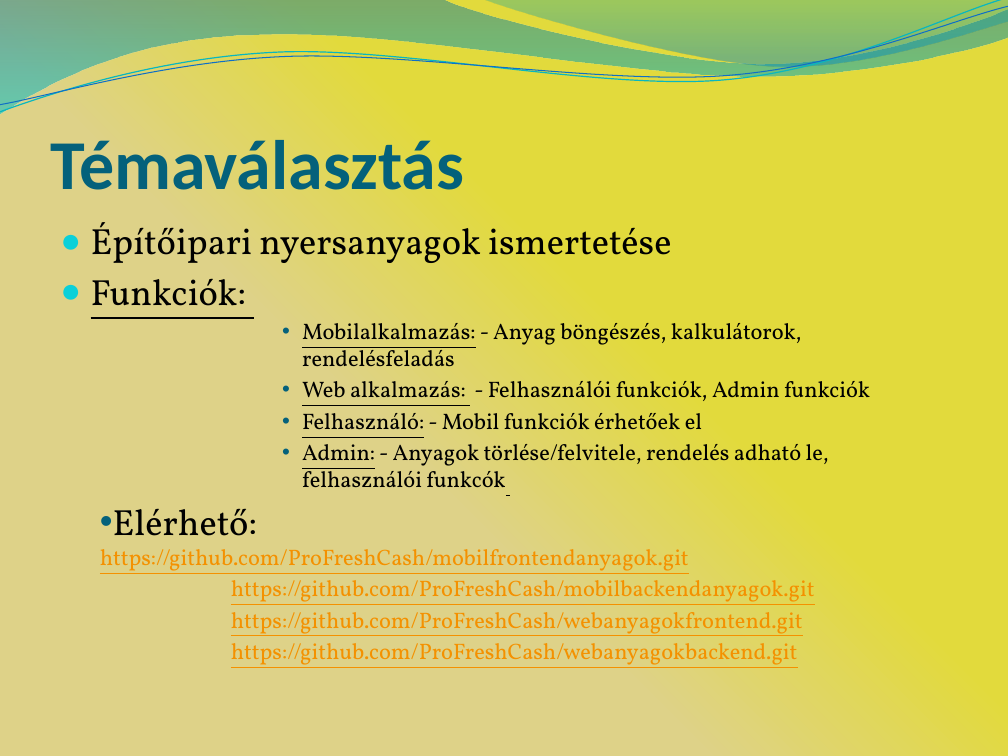
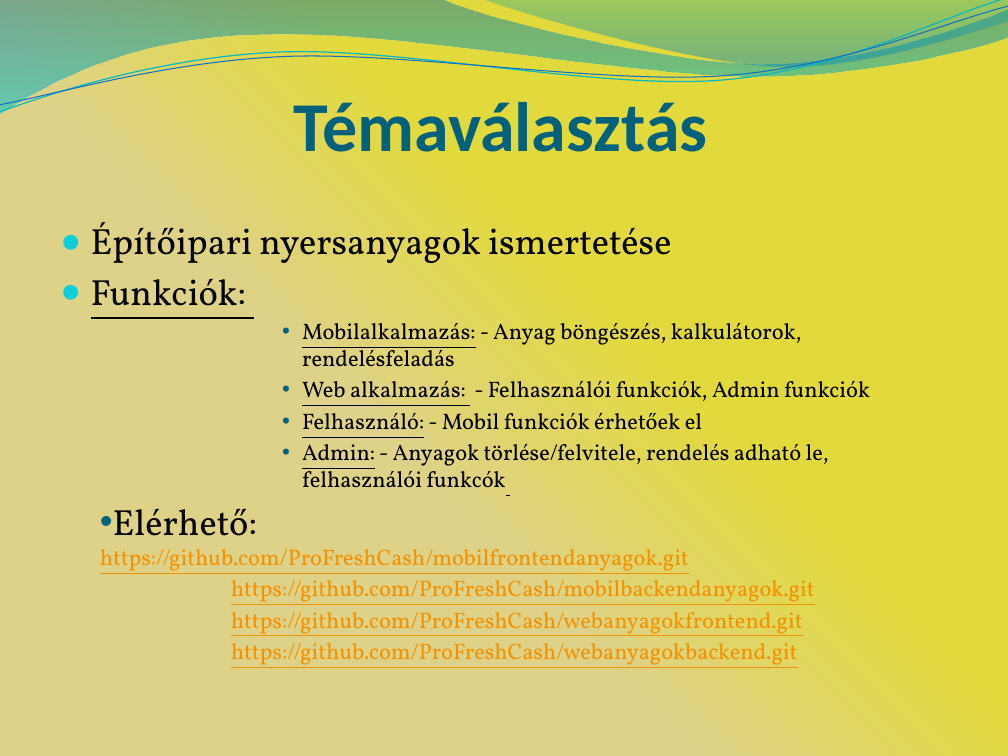
Before and after one commit to ProFreshCash/mobilfrontendanyagok, a slide deck: slide 2 of Varbirone_vedes_minta.pptx. Drawn at 1008x756 pixels with LibreOffice and Linux fonts; fonts in the diff are those of the drawing. Boxes give left, top, right and bottom in pixels: in the first picture for what was removed or moved away, otherwise in the second. Text is boxed around its words. In the diff, an @@ line names an element or a change of style, - is before the commit and + after.

```diff
--- a/Varbirone_vedes_minta.pptx
+++ b/Varbirone_vedes_minta.pptx
@@ title "Témaválasztás": place and size @@
-title "Témaválasztás" at <box>50,131,464,206</box>
+title "Témaválasztás" at <box>294,102,708,152</box>
@@ title "Témaválasztás" at <box>294,102,708,152</box>: alignment left to centre @@
```
Also in this commit, not shown: 1 other slide changed, 5 slides added, 2 slides removed.
